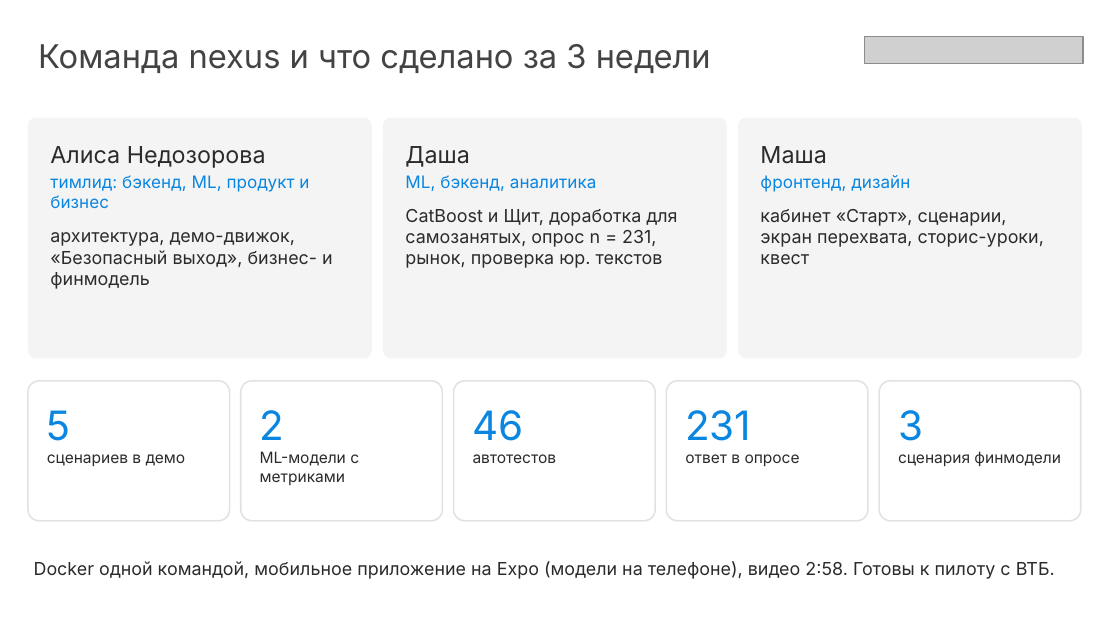
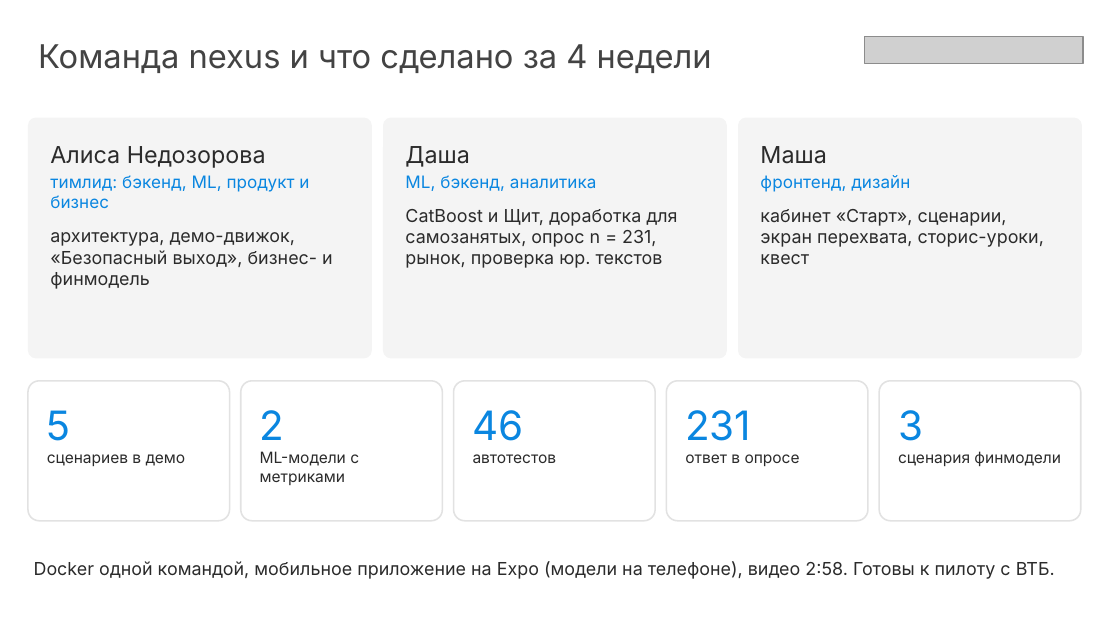
Before and after one commit to keshaptisa/nexus_vtb, a slide deck: slide 20 of Старт_презентация.pptx. Drawn at 1120x630 pixels with LibreOffice and Linux fonts; fonts in the diff are those of the drawing; grey boxes stand for pictures. Boxes give left, top, right and bottom in pixels: in the first picture for what was removed or moved away, otherwise in the second. Text is boxed around its words. In the diff, an @@ line names an element or a change of style, - is before the commit and + after.

Commit message:
Мелкие правки: видео 2:58, «по данным СМИ» у ×6, формулировка УТП, 4 недели

```diff
--- a/Старт_презентация.pptx
+++ b/Старт_презентация.pptx
@@ subtitle at bbox=[38, 44, 712, 73]: text changed @@
-Команда nexus и что сделано за 3 недели
+Команда nexus и что сделано за 4 недели
```
Also in this commit, not shown: 2 other slides changed, 2 other files.
